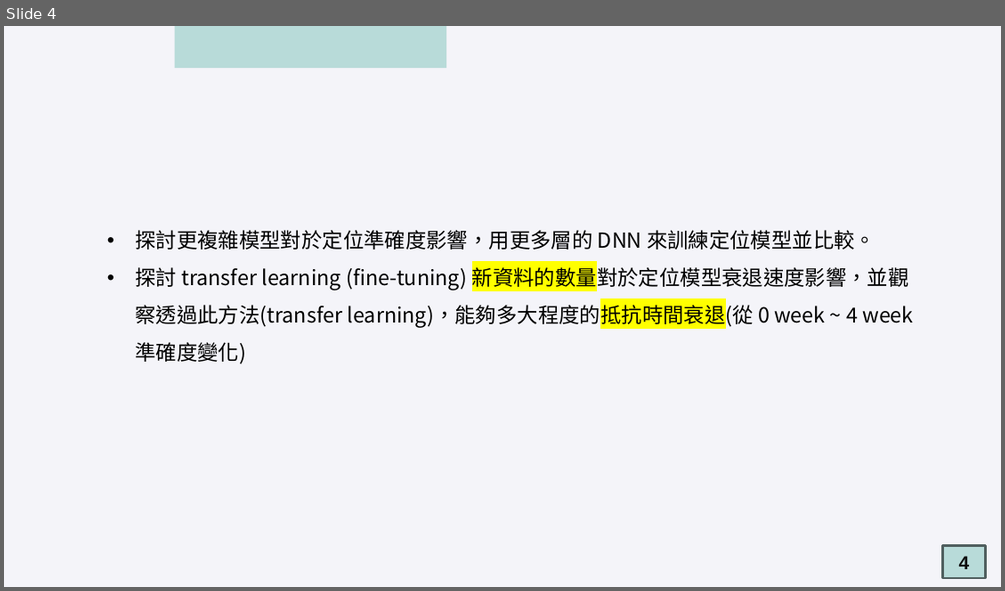
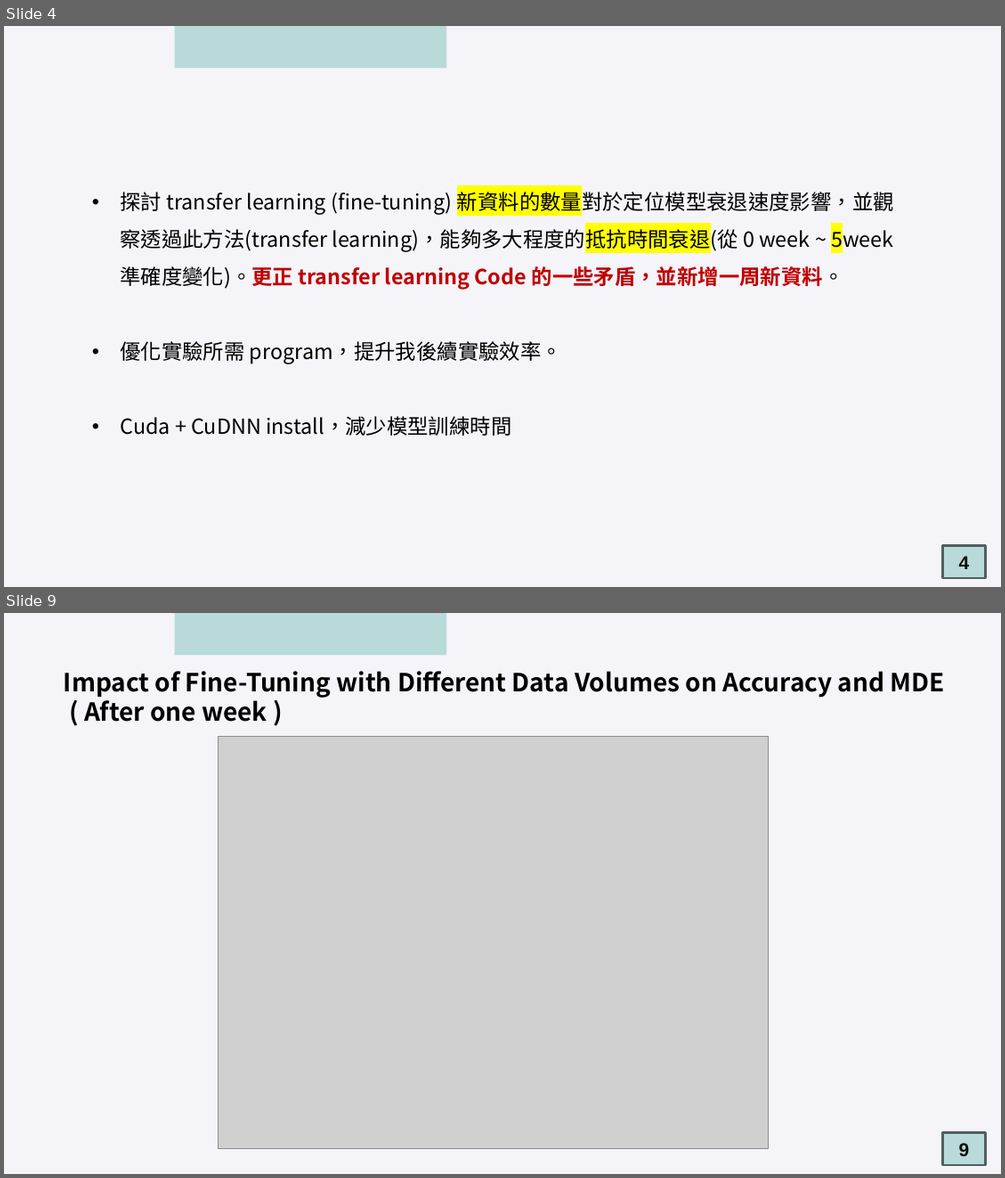
Before and after one commit to oscar9335/RTT_Research, a slide deck: meeting/2025-03-04/2025-03-04meeting 吳定洋.pptx. Shown one above the other, each under a label of ours: slide 4 before the commit, slides 4 and 9 after it; the slides between them are not shown. The pictures are 1005x591 and 1005x1178 pixels, drawn with LibreOffice and Linux fonts; fonts in the diff are those of the drawing; grey boxes stand for pictures. Boxes give left, top, right and bottom in pixels: in the first picture for what was removed or moved away, otherwise in the second. Text is boxed around its words. In the diff, an @@ line names an element or a change of style, - is before the commit and + after.

```diff
--- a/meeting/2025-03-04/2025-03-04meeting 吳定洋.pptx
+++ b/meeting/2025-03-04/2025-03-04meeting 吳定洋.pptx
@@ slide 9 added at box(4, 613, 1001, 1174), background #F4F4F9 @@
@@ rectangle added at box(175, 613, 446, 655), fill #B8DBD9 @@
@@ text added at box(64, 671, 945, 722), 24 pt, text #000000, bold @@
+Impact of Fine-Tuning with Different Data Volumes on Accuracy and MDE
+( After one week )
@@ picture added at box(218, 736, 769, 1149) @@
@@ rectangle added at box(942, 1133, 985, 1166), fill #B8DBD9, outline #51605F 2 pt, 18 pt, text #0D0D0D, bold @@
+9
@@ slide 4 changed as well @@
@@ text at box(120, 188, 894, 435): text changed @@
-• 探討更複雜模型對於定位準確度影響，用更多層的 DNN 來訓練定位模型並比較。
-• 探討 transfer learning (fine-tuning) 新資料的數量對於定位模型衰退速度影響，並觀察透過此方法(transfer learning)，能夠多大程度的抵抗時間衰退(從 0 week ~ 4 week 準確度變化)
+• 探討 transfer learning (fine-tuning) 新資料的數量對於定位模型衰退速度影響，並觀察透過此方法(transfer learning)，能夠多大程度的抵抗時間衰退(從 0 week ~ 5week 準確度變化)。更正 transfer learning Code 的一些矛盾，並新增一周新資料。
+• 優化實驗所需 program，提升我後續實驗效率。
+• Cuda + CuDNN install，減少模型訓練時間
```
Also in this commit, not shown: 7 other slides changed, 8 other slides added, 16 slides removed, 6 other files.
